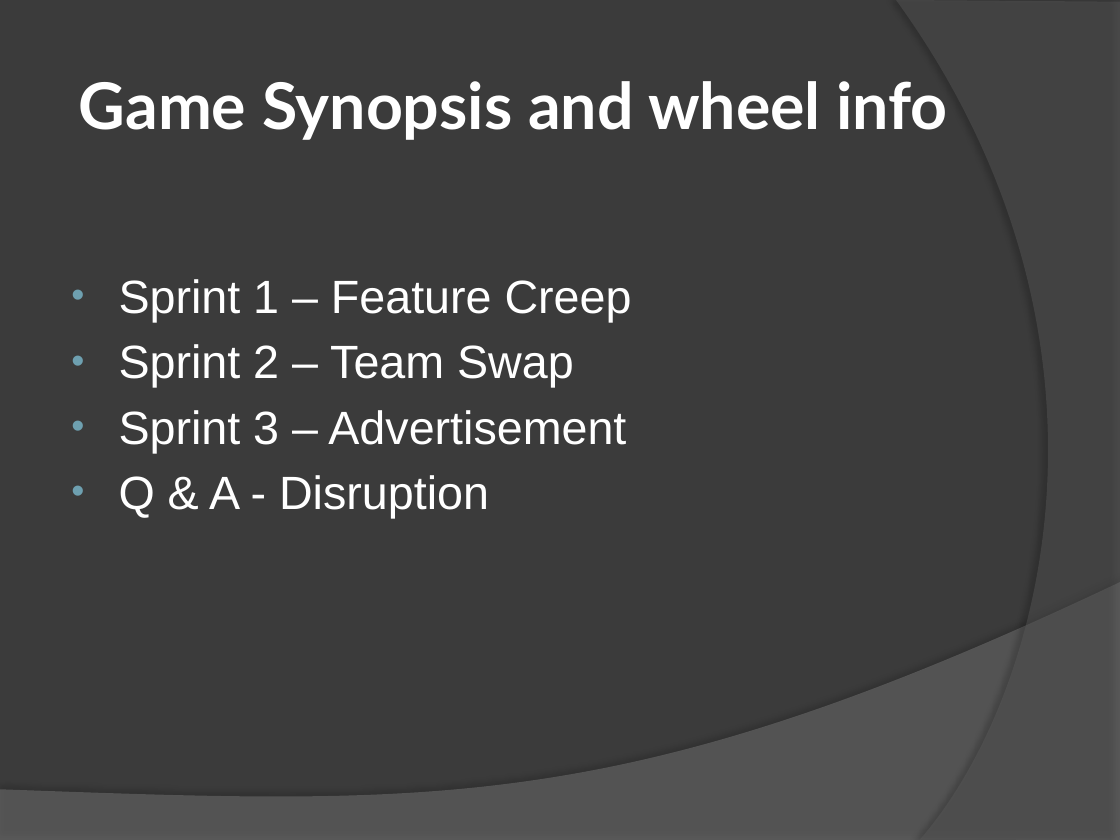
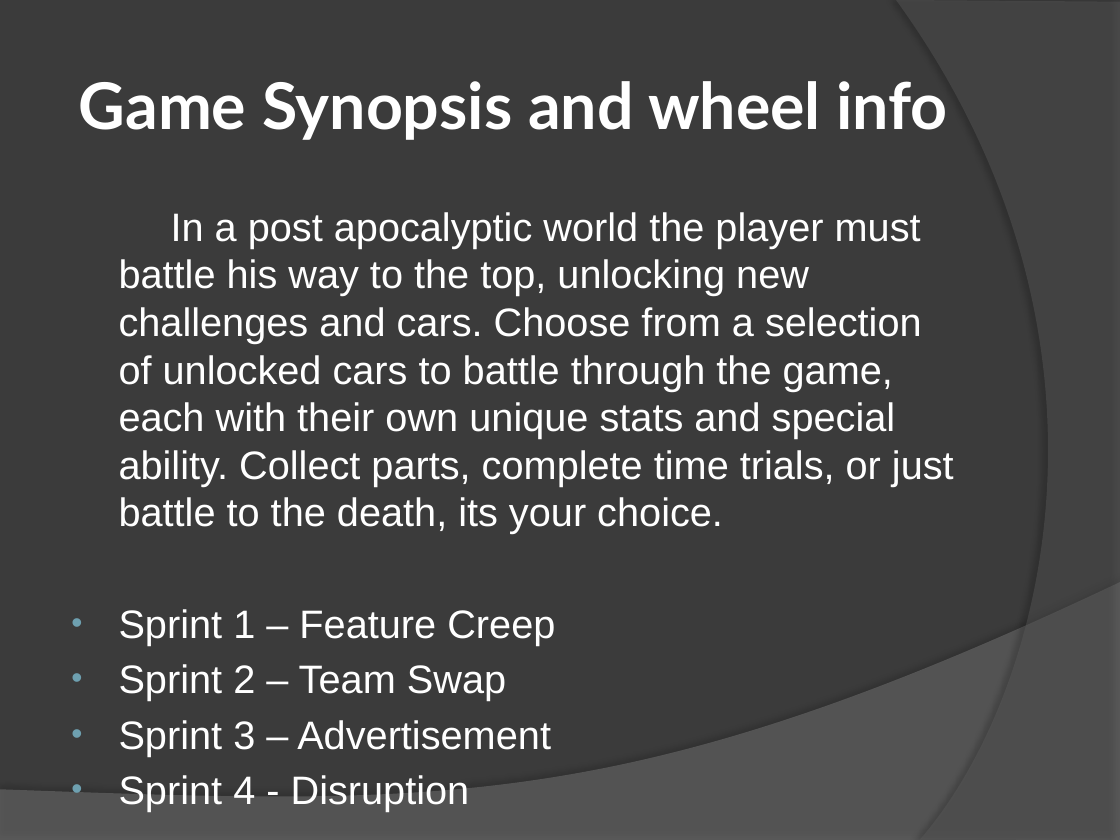
Before and after one commit to FiveFourFive/battle-cars, a slide deck: slide 2 of Trunk/Battle Cars.pptx. Drawn at 1120x840 pixels with LibreOffice and Linux fonts; fonts in the diff are those of the drawing. Boxes give left, top, right and bottom in pixels: in the first picture for what was removed or moved away, otherwise in the second. Text is boxed around its words. In the diff, an @@ line names an element or a change of style, - is before the commit and + after.

```diff
--- a/Trunk/Battle Cars.pptx
+++ b/Trunk/Battle Cars.pptx
@@ text at bbox=[119, 212, 954, 534]: paragraph added @@
+In a post apocalyptic world the player must battle his way to the top, unlocking new challenges and cars. Choose from a selection of unlocked cars to battle through the game, each with their own unique stats and special ability. Collect parts, complete time trials, or just battle to the death, its your choice.
@@ text at bbox=[119, 475, 489, 518]: text changed; size 30 to 25.5 pt @@
-• Q & A - Disruption
+• Sprint 4 - Disruption
@@ text at bbox=[119, 609, 555, 756]: size 30 to 25.5 pt in "Sprint 1 – Feature Creep", "Sprint 2 – Team Swap", "Sprint 3 – Advertisement" @@
```
Also in this commit, not shown: 5 other slides changed.
